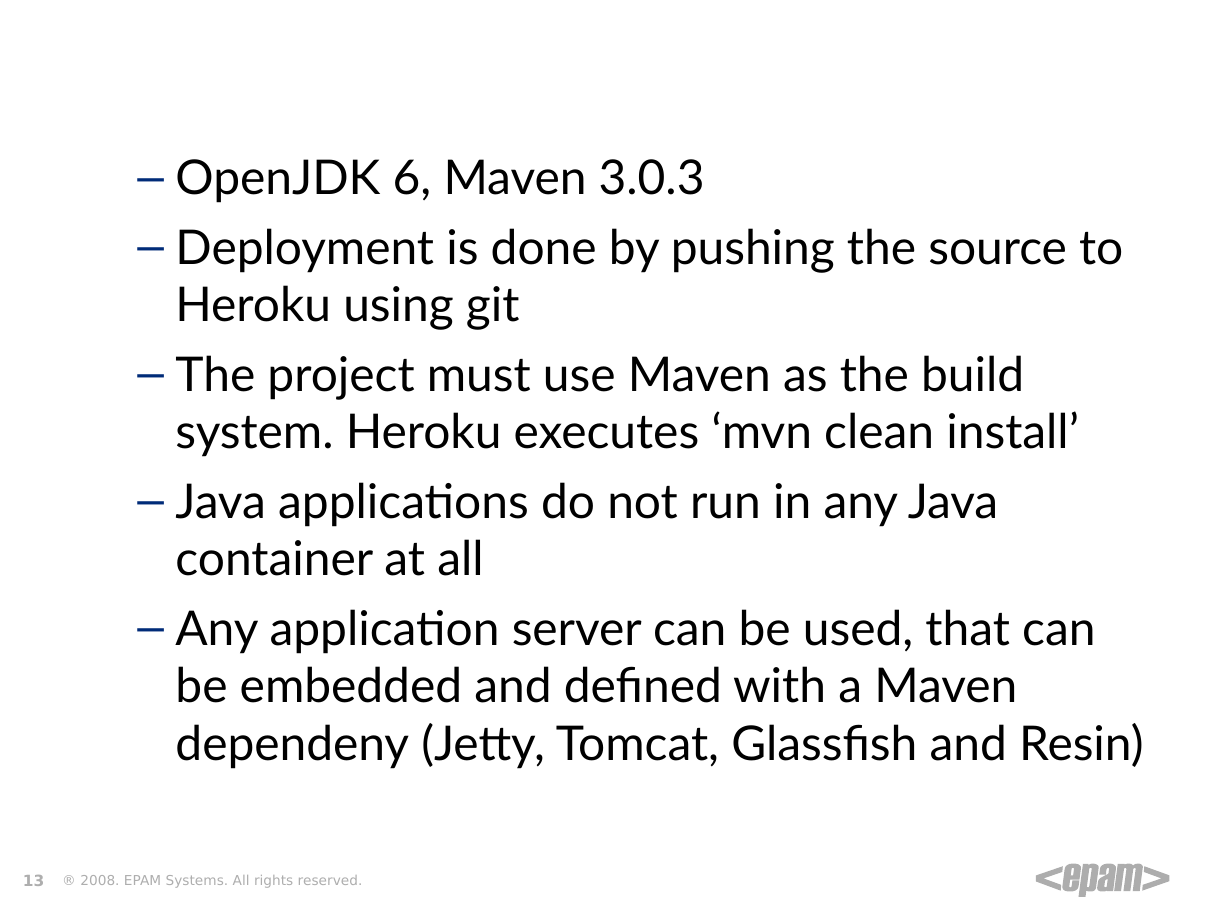
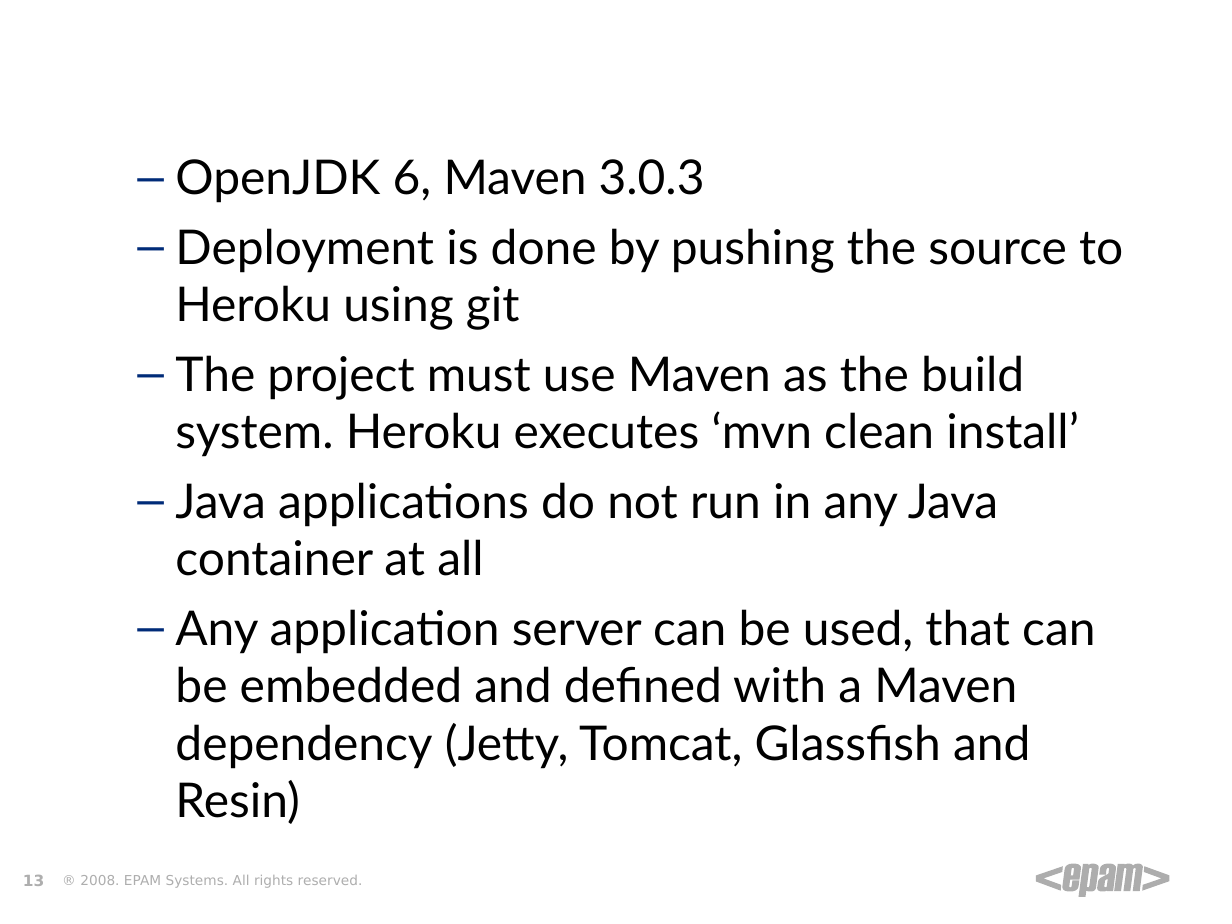
Before and after one commit to zgorbe/Heroku-HelloWorld, a slide deck: slide 13 of Heroku.ppt. Drawn at 1232x924 pixels with LibreOffice and Linux fonts; fonts in the diff are those of the drawing; background and template pictures are left out. Boxes give left, top, right and bottom in pixels: in the first picture for what was removed or moved away, otherwise in the second. Text is boxed around its words. In the diff, an @@ line names an element or a change of style, - is before the commit and + after.

```diff
--- a/Heroku.ppt
+++ b/Heroku.ppt
@@ text at [175, 609, 1095, 824]: text changed @@
-  – Any application server can be used, that can be embedded and defined with a Maven dependeny (Jetty, Tomcat, Glassfish and Resin)
+  – Any application server can be used, that can be embedded and defined with a Maven dependency (Jetty, Tomcat, Glassfish and Resin)
```
Also in this commit, not shown: 1 other slide changed, 1 slide added, 1 slide removed.
